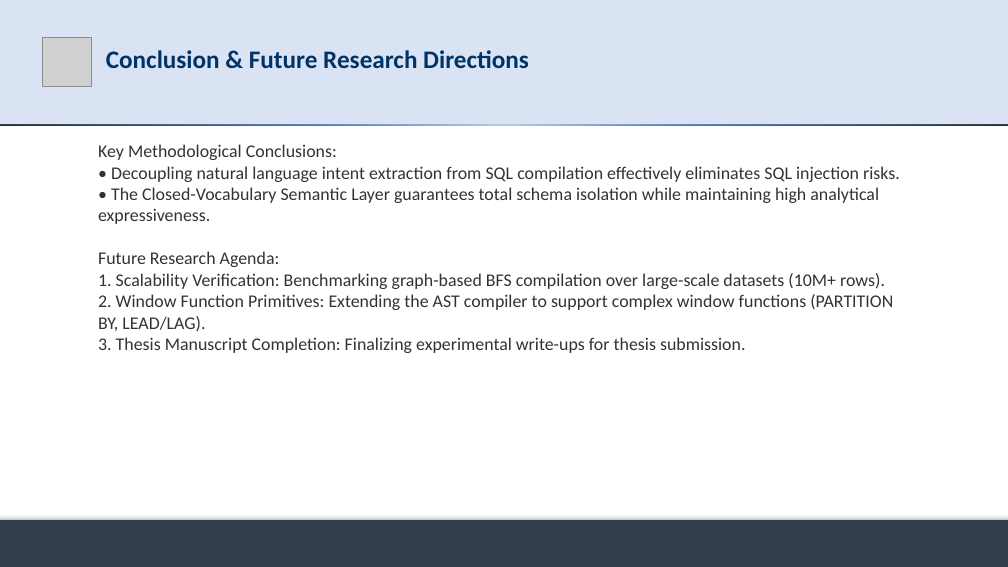
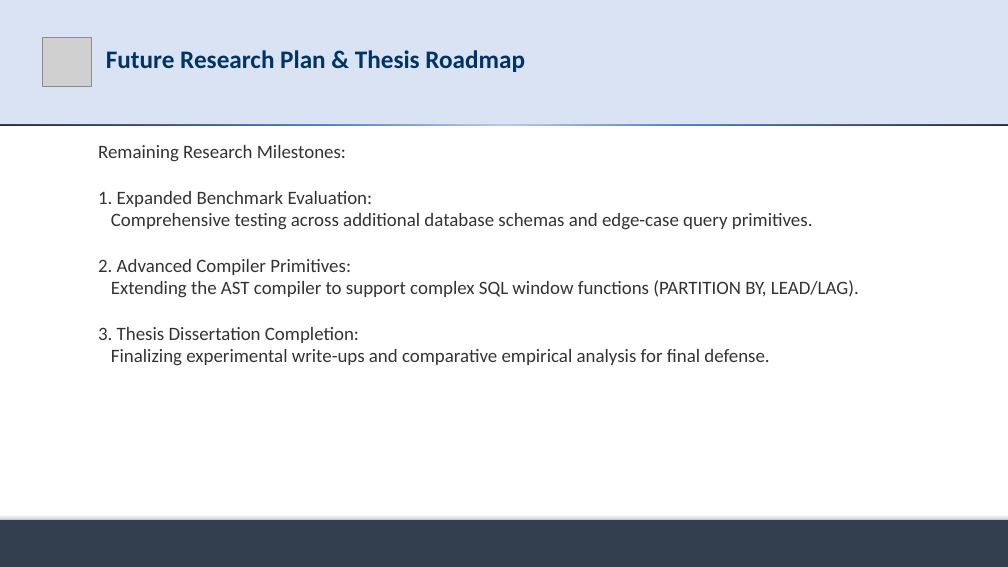
Before and after one commit to md-riaz/AEGIS-Research, a slide deck: slide 17 of docs/scripts/Md_Riaz_Mid_Defense_Final_0322310105101024.pptx. Drawn at 1008x567 pixels with LibreOffice and Linux fonts; fonts in the diff are those of the drawing; grey boxes stand for pictures. Boxes give left, top, right and bottom in pixels: in the first picture for what was removed or moved away, otherwise in the second. Text is boxed around its words. In the diff, an @@ line names an element or a change of style, - is before the commit and + after.

Commit message:
refactor(presentation): calibrate mid-defense deck with research questions, thesis title, and balanced evaluation claims

```diff
--- a/docs/scripts/Md_Riaz_Mid_Defense_Final_0322310105101024.pptx
+++ b/docs/scripts/Md_Riaz_Mid_Defense_Final_0322310105101024.pptx
@@ title at box(106, 50, 525, 72): text changed @@
-Conclusion & Future Research Directions
+Future Research Plan & Thesis Roadmap
@@ text at box(98, 145, 859, 366): text changed; size 17 to 18 pt @@
-Key Methodological Conclusions:
-• Decoupling natural language intent extraction from SQL compilation effectively eliminates SQL injection risks.
-• The Closed-Vocabulary Semantic Layer guarantees total schema isolation while maintaining high analytical expressiveness.
-Future Research Agenda:
-1. Scalability Verification: Benchmarking graph-based BFS compilation over large-scale datasets (10M+ rows).
-2. Window Function Primitives: Extending the AST compiler to support complex window functions (PARTITION BY, LEAD/LAG).
-3. Thesis Manuscript Completion: Finalizing experimental write-ups for thesis submission.
+Remaining Research Milestones:
+1. Expanded Benchmark Evaluation:
+Comprehensive testing across additional database schemas and edge-case query primitives.
+2. Advanced Compiler Primitives:
+Extending the AST compiler to support complex SQL window functions (PARTITION BY, LEAD/LAG).
+3. Thesis Dissertation Completion:
+Finalizing experimental write-ups and comparative empirical analysis for final defense.
```
Also in this commit, not shown: 12 other slides changed, 4 slides added, 4 slides removed, 19 other files.
